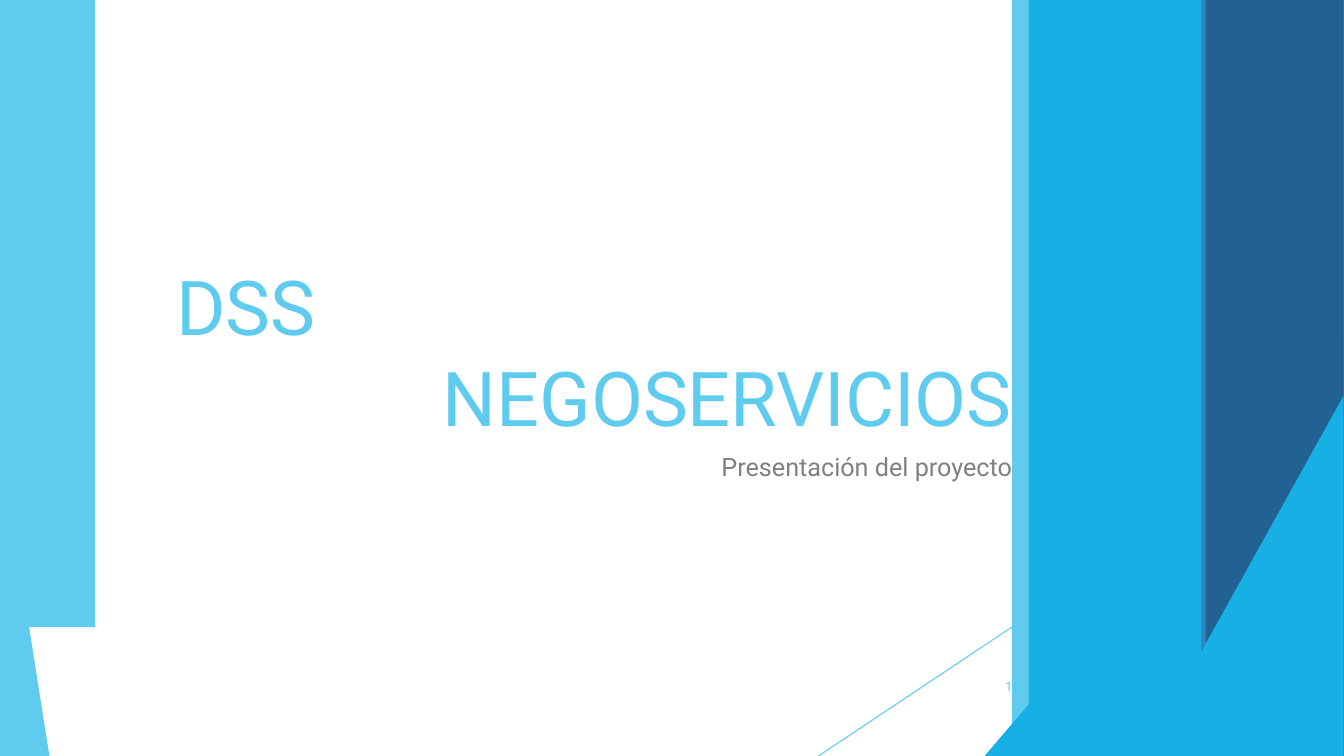
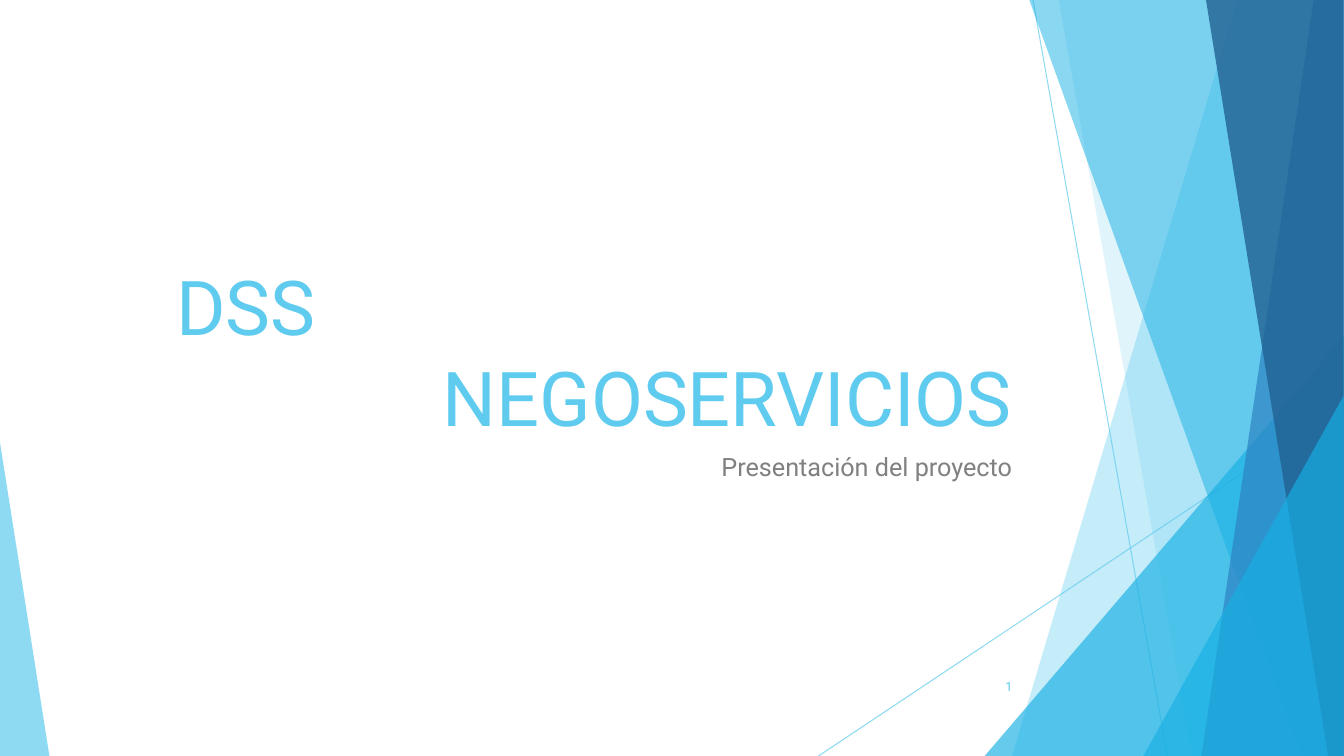
Before and after one commit to mycodeself/DSS_NegoServicios, a slide deck: slide 1 of Presentacion_Fase1.pptx. Drawn at 1344x756 pixels with LibreOffice and Linux fonts; fonts in the diff are those of the drawing. Boxes give left, top, right and bottom in pixels: in the first picture for what was removed or moved away, otherwise in the second. Text is boxed around its words. In the diff, an @@ line names an element or a change of style, - is before the commit and + after.

```diff
--- a/Presentacion_Fase1.pptx
+++ b/Presentacion_Fase1.pptx
@@ rectangle removed at (0, 0, 95, 627) @@
@@ rectangle removed at (1012, 0, 1344, 756) @@
@@ rectangle removed at (1029, 0, 1344, 756) @@
@@ line (1033, 0) - (1168, 756): stroke #5FCBEF 0.74 pt to #5FCBEF 0.75 pt @@
@@ rectangle removed at (1059, 0, 1344, 756) @@
@@ rectangle removed at (1202, 0, 1344, 756) @@
@@ rectangle removed at (1206, 0, 1344, 756) @@
@@ group added at (1012, 0, 1344, 756): 5 freeform shapes @@
@@ triangle at (985, 336, 1344, 756): fill #17B0E4 to #17B0E4 at 66% opacity @@
@@ line (1344, 406) - (819, 756): stroke #5FCBEF 0.74 pt to #5FCBEF 0.75 pt @@
@@ triangle at (1143, 396, 1344, 756): fill #17B0E4 to #17B0E4 at 66% opacity @@
@@ triangle at (0, 443, 49, 756): fill #5FCBEF to #5FCBEF at 70% opacity @@
```
Also in this commit, not shown: 8 other slides changed, 22 other files.
